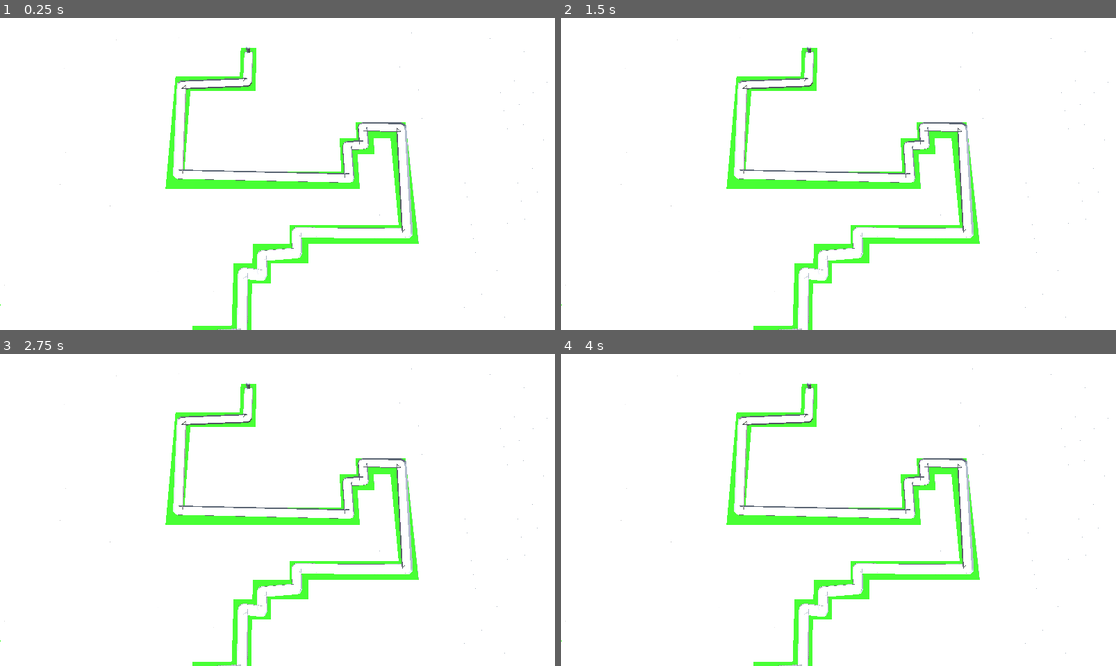
Above: before the commit, frames 1-4 (two rows, left to right).
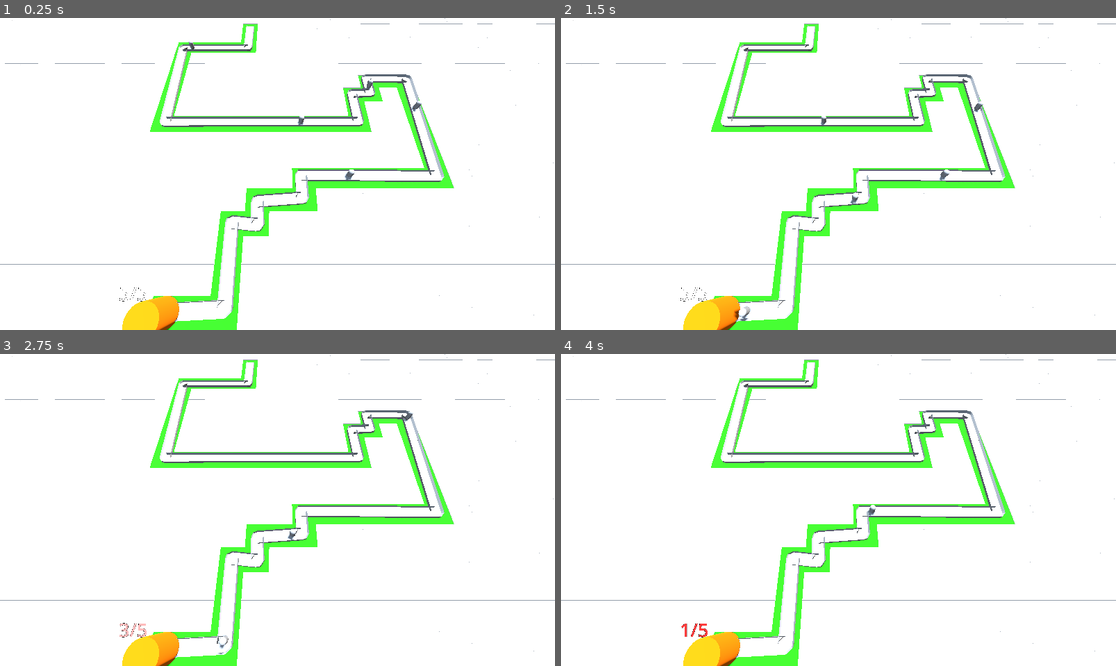
Above: after the commit, the same moments.

Repository: isaacK-428/barbarian-blaster
Game: Godot game, scene res://scenes/main_scene.tscn
Same seed, same stepped clock (60 frames per second), same inputs: the game is played once before the commit and once after it.
Inputs:
- Up to frame 1 (0.25 s): no input
- Up to frame 2 (1.5 s): no input
- Up to frame 3 (2.75 s): no input
- Up to frame 4 (4 s): no input

The runs differ from the first frame. In frame 1, 11% of the frame differs, in the area x 0-100%, y 0-100%; in frame 2, 11%; in frame 3, 11%; in frame 4, 11%.

Commit message:
starting again
okay i'm back to doing this tutorial and i git bas eset up woth mosulating  a health bar above base plus taking damage

Diff:
--- /dev/null
+++ b/base/base.gd
@@ -0,0 +1,27 @@
+extends Node3D
+@onready var label: Label3D = $Label3D
+
+@export var max_health: int = 5
+var current_health = 5:
+	set(new_health):
+		current_health = new_health
+		var red = Color.RED
+		var white = Color.WHITE
+		var C = red.lerp(white,(float(current_health)/float(max_health)))
+		$Label3D.modulate  = red.lerp(white,(float(current_health)/float(max_health)))
+		print("take damage",new_health)
+		$Label3D.text = str(new_health)+"/" + str(max_health)
+		if new_health<=0:
+			die()
+# Called when the node enters the scene tree for the first time.
+func _ready() -> void:
+	current_health=max_health
+
+
+# Called every frame. 'delta' is the elapsed time since the previous frame.
+func _process(delta: float) -> void:
+	pass
+func take_damage(amount):
+	current_health-=amount
+func die():
+	get_tree().reload_current_scene()
--- /dev/null
+++ b/base/base.tscn
@@ -0,0 +1,24 @@
+[gd_scene format=3 uid="uid://c5qmq4sdugotw"]
+
+[ext_resource type="Script" uid="uid://bspec4cu5ji0n" path="res://base/base.gd" id="1_mftly"]
+
+[sub_resource type="StandardMaterial3D" id="StandardMaterial3D_r7l70"]
+albedo_color = Color(0.99264795, 0.53236306, 1.1551381e-06, 1)
+metallic = 0.52
+
+[node name="base" type="Node3D" unique_id=2070879093 groups=["base"]]
+script = ExtResource("1_mftly")
+
+[node name="CSGCylinder3D" type="CSGCylinder3D" parent="." unique_id=1588429375]
+transform = Transform3D(1, 0, 0, 0, 1, 0, 0, 0, 1, 0, 2.125, 0)
+radius = 2.0
+height = 6.25
+sides = 32
+material = SubResource("StandardMaterial3D_r7l70")
+
+[node name="Label3D" type="Label3D" parent="." unique_id=426532770]
+transform = Transform3D(1, 0, 0, 0, 1, 0, 0, 0, 1, 0, 8, -3)
+billboard = 1
+modulate = Color(0, 0, 0, 1)
+text = "Starting Health"
+font_size = 400
--- a/enemy/enemy.gd
+++ b/enemy/enemy.gd
@@ -1,11 +1,20 @@
 extends PathFollow3D
 
 
-# Called when the node enters the scene tree for the first time.
+@export var speed: float = 15
+@onready var base = get_tree().get_first_node_in_group("base")
 func _ready() -> void:
-	print("test")
+	#progress = 0.0
+	こんにちは()
 
 
-# Called every frame. 'delta' is the elapsed time since the previous frame.
+
 func _process(delta: float) -> void:
-	pass
+	move(delta)
+	if progress_ratio==1.0:
+		base.take_damage(1)
+		queue_free()
+func move(delta):
+	progress+=speed*delta
+func こんにちは():
+	print("oh my gosh")
--- a/enemy/enemy.tscn
+++ b/enemy/enemy.tscn
@@ -5,7 +5,6 @@
 [sub_resource type="CapsuleMesh" id="CapsuleMesh_scxef"]
 
 [node name="enemy" type="PathFollow3D" unique_id=1077895707]
-transform = Transform3D(1, 0, 0, 0, 1, 0, 0, 0, 1, 0, 3.9778502, 0)
 loop = false
 script = ExtResource("1_2mvqj")
 
--- /dev/null
+++ b/enemy1.tres
@@ -0,0 +1,9 @@
+[gd_resource type="Resource" format=3 uid="uid://lwmt1kabhvr8"]
+
+[ext_resource type="Script" uid="uid://djnaialfas3qu" path="res://scripts/new_gd_script.gd" id="1_bkac0"]
+
+[resource]
+resource_local_to_scene = true
+script = ExtResource("1_bkac0")
+speed = 7
+health = 6
--- /dev/null
+++ b/enemy2.tres
@@ -0,0 +1,13 @@
+[gd_resource type="Resource" script_class="enemy_type" format=3 uid="uid://bx2rw5o2l7uy"]
+
+[sub_resource type="GDScript" id="GDScript_i5tvm"]
+script/source = "class_name enemy_type
+@export var speed: int
+@export var health: int
+"
+
+[resource]
+resource_local_to_scene = true
+script = SubResource("GDScript_i5tvm")
+speed = 6
+health = 10
--- a/scenes/main_scene.tscn
+++ b/scenes/main_scene.tscn
@@ -2,6 +2,7 @@
 
 [ext_resource type="MeshLibrary" uid="uid://d4atid5far3g8" path="res://meh_libraries/space_library.tres" id="1_pw63i"]
 [ext_resource type="PackedScene" uid="uid://bd0n6xykj3ssc" path="res://enemy/enemy.tscn" id="2_7ykc4"]
+[ext_resource type="PackedScene" uid="uid://c5qmq4sdugotw" path="res://base/base.tscn" id="3_7ykc4"]
 
 [sub_resource type="ProceduralSkyMaterial" id="ProceduralSkyMaterial_o3jxj"]
 sky_horizon_color = Color(0.66224277, 0.6717428, 0.6867428, 1)
@@ -18,9 +19,9 @@
 [sub_resource type="StandardMaterial3D" id="StandardMaterial3D_o3jxj"]
 albedo_color = Color(0.12966222, 0.6245292, 0, 1)
 
-[sub_resource type="Curve3D" id="Curve3D_w2twt"]
+[sub_resource type="Curve3D" id="Curve3D_pw63i"]
 _data = {
-"points": PackedVector3Array(0, 0, 0, 0, 0, 0, 2.0556335, 0, -18.772785, 0, 0, 0, 0, 0, 0, 1.9347153, 0, -10.247945, 0, 0, 0, 0, 0, 0, -14.208065, 0, -9.550243, 0, 0, 0, 0, 0, 0, -13.328983, 0, 12.754615, 0, 0, 0, 0, 0, 0, 25.75589, 0,  …(519 unchanged characters)…
+"points": PackedVector3Array(0, 0, 0, 0, 0, 0, 2.0556335, 0, -18.772785, 0, 0, 0, 0, 0, 0, 1.9347153, 0, -9.543112, 0, 0, 0, 0, 0, 0, -14.208065, 0, -9.550243, 0, 0, 0, 0, 0, 0, -13.328983, 0, 13.754615, 0, 0, 0, 0, 0, 0, 25.75589, 0,  …(519 unchanged characters)…
 "tilts": PackedFloat32Array(0, 0, 0, 0, 0, 0, 0, 0, 0, 0, 0, 0, 0, 0, 0, 0, 0)
 }
 point_count = 17
@@ -48,7 +49,7 @@
 }
 
 [node name="Camera3D" type="Camera3D" parent="." unique_id=1270885694]
-transform = Transform3D(1, 1.7254735e-07, -2.82557e-08, 0, 0.16160376, 0.98685575, 1.7484555e-07, -0.98685575, 0.16160376, 9.367786, 45.97073, 20.134127)
+transform = Transform3D(1, 1.7254735e-07, -2.8255704e-08, -4.7436668e-08, 0.4232825, 0.90599775, 1.6828764e-07, -0.90599775, 0.4232825, 9.367786, 32.99233, 40.623764)
 
 [node name="road" type="CSGPolygon3D" parent="." unique_id=697050153]
 polygon = PackedVector2Array(0, 0, -1, 0.1, 1, 0.1, 1, 0)
@@ -93,7 +94,32 @@
 path_joined = false
 
 [node name="Path3D" type="Path3D" parent="." unique_id=200825710]
-curve = SubResource("Curve3D_w2twt")
+curve = SubResource("Curve3D_pw63i")
 
 [node name="enemy" parent="Path3D" unique_id=1077895707 instance=ExtResource("2_7ykc4")]
-transform = Transform3D(-0.9998972, 0, 0.014182689, 0, 1, 0, -0.014182689, 0, -0.9998972, 2.0556335, 0, -18.772785)
+transform = Transform3D(-0.013331732, 0, -0.9999077, 0, 1, 0, 0.9999077, 0, -0.013331732, 38.050217, 0, 1.473482)
+progress = 112.29606
+speed = 36.35
+
+[node name="enemy2" parent="Path3D" unique_id=2111689381 instance=ExtResource("2_7ykc4")]
+transform = Transform3D(0.9998704, 0, 0.015869765, 0, 1, 0, -0.015869765, 0, 0.9998704, 25.68574, 0, 9.213791)
+progress = 92.20013
+speed = 36.35
+
+[node name="enemy3" parent="Path3D" unique_id=2086743075 instance=ExtResource("2_7ykc4")]
+transform = Transform3D(0.0030934196, 0, -0.99999106, 0, 1, 0, 0.99999106, 0, 0.0030934196, 5.056436, 0, 13.697736)
+progress = 67.080215
+speed = 36.35
+
+[node name="enemy4" parent="Path3D" unique_id=788466399 instance=ExtResource("2_7ykc4")]
+transform = Transform3D(0.0075375703, 0, 0.9999666, 0, 1, 0, -0.9999666, 0, 0.0075375703, 31.189611, 0, 25.617298)
+progress = 143.44475
+speed = 36.35
+
+[node name="enemy5" parent="Path3D" unique_id=430166604 instance=ExtResource("2_7ykc4")]
+transform = Transform3D(0.00044174117, 0, 0.99998915, 0, 1, 0, -0.99998915, 0, 0.00044174117, -2.7812457, 0, -9.545196)
+progress = 13.946575
+speed = 36.35
+
+[node name="base" parent="." unique_id=2070879093 instance=ExtResource("3_7ykc4")]
+transform = Transform3D(1, 0, 0, 0, 1, 0, 0, 0, 1, -6, 0, 46)
--- /dev/null
+++ b/scripts/new_gd_script.gd
@@ -0,0 +1,4 @@
+extends Resource
+class_name enemy
+@export var speed: int
+@export var health: int
Not shown, added: base/base.gd.uid
Not shown, added: scripts/new_gd_script.gd.uid
